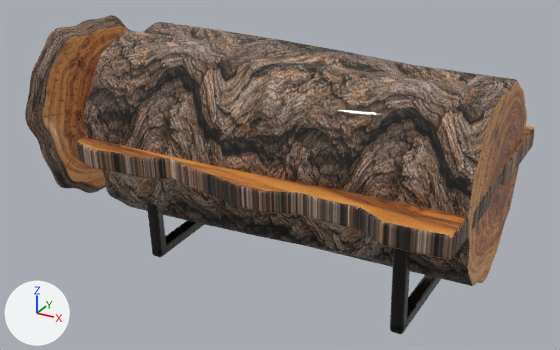
An edit to the Blender file assets/wood-journey/wood-journey.blend, drawn before and after from the same camera.
Both versions are drawn from a 50 mm camera at (3.51, -6.95, 3.05) aimed at (-0.29, -0.04, -0.4). The axes (+X, +Y, +Z) are drawn at lower left. The lights are the same throughout. The picture after the commit comes second.

Before the edit, the objects in view are built like this:
```python
me_küp_004 = bpy.data.meshes.new('Küp.004')
me_küp_004.from_pydata(...)  # 96 vertices, 98 faces; spans x -0.07..0.07, y -0.07..0.07, z -0.62..0.62
me_küp_004.materials.append(mat_blackened_steel)  # black #24231f
me_liveedge_leftmesh = bpy.data.meshes.new('LiveEdge_LeftMesh')
me_liveedge_leftmesh.from_pydata(...)  # 400 vertices, 408 faces; spans x -2.1..2.1, y -1.37..-0.08, z -0.12..0.12
# faces by material slot: [158, 250]
me_liveedge_leftmesh.materials.append(mat_olive_heartwood)  # picture img_olive_grain_jpg
me_liveedge_leftmesh.materials.append(mat_bark_rough)  # picture img_bark_jpg
me_liveedge_rightmesh = bpy.data.meshes.new('LiveEdge_RightMesh')
me_liveedge_rightmesh.from_pydata(...)  # 400 vertices, 408 faces; spans x -2.1..2.1, y 0.08..1.37, z -0.12..0.12
# faces by material slot: [158, 250]
me_liveedge_rightmesh.materials.append(mat_olive_heartwood)  # picture img_olive_grain_jpg
me_liveedge_rightmesh.materials.append(mat_bark_rough)  # picture img_bark_jpg
ob_liveedge_left = bpy.data.objects.new('LiveEdge_Left', me_liveedge_leftmesh)
ob_liveedge_left.parent = ob_slabassembly
ob_liveedge_left.location = (0.0, 0.0, 0.0)
ob_liveedge_right = bpy.data.objects.new('LiveEdge_Right', me_liveedge_rightmesh)
ob_liveedge_right.parent = ob_slabassembly
ob_liveedge_right.location = (0.0, 0.0, 0.0)
ob_steelleg_1_48_a = bpy.data.objects.new('SteelLeg_1.48_A', me_küp_004)
ob_steelleg_1_48_a.parent = ob_slabassembly
ob_steelleg_1_48_a.location = (1.48, -0.83, -0.72)
# also in view: 'SteelLeg_-1.48_A' at (-1.5, -0.75, -0.76); 'SteelLeg_-1.48_Rail' at (-1.48, 0.11, -1.3); 'SteelLeg_1.48_Rail' at (1.48, 0.02, -1.3); 'SculptedOliveTrunk' at (0.0, 0.01, -0.07); 'CrossSectionDisc' at (-2.85, 0.01, -0.06)
```
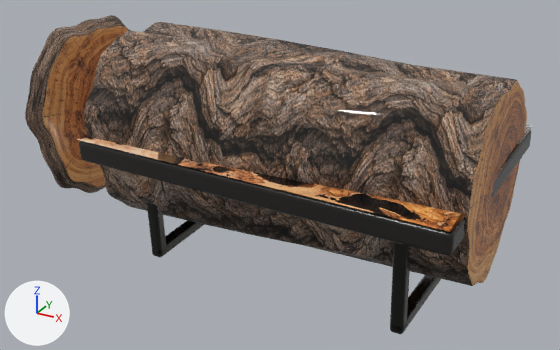
Commit message: Use real table photo in 3D wood journey

The edits, one by one:
Picture 'black-epoxy-slab.jpeg' (img_black_epoxy_slab_jpeg) is new.
Material 'Real_Tabletop_Photo' (mat_real_tabletop_photo) is new.
Its texture is img_black_epoxy_slab_jpeg.
Its roughness is 0.2.
Its coat weight is 0.28.
Material 'Polished_Black_Epoxy_Edge' (mat_polished_black_epoxy_edge) is new.
Its base color is (0.013, 0.011, 0.01) (black #1e1b19).
Its roughness is 0.16.
Its coat weight is 0.28.
Mesh me_realtabletopphotomesh is new.
It has 225 vertices, 192 faces and spans x -2.08..2.08, y -1.27..1.27, z 0.14.
It uses material mat_real_tabletop_photo (picture img_black_epoxy_slab_jpeg).
Mesh me_küp_1 is new.
It has 96 vertices, 98 faces and spans x -2.08..2.08, y -1.27..1.27, z -0.12..0.12.
It uses material mat_polished_black_epoxy_edge (black #1e1b19).
Object 'LiveEdge_Left' (ob_liveedge_left) is deleted.
Object 'LiveEdge_Right' (ob_liveedge_right) is deleted.
Object 'RealTabletopPhoto' (ob_realtabletopphoto) is new; it shows me_realtabletopphotomesh.
Its parent is ob_slabassembly.
Its location is (0.0, 0.0, 0.0).
Object 'TabletopSolidCore' (ob_tabletopsolidcore) is new; it shows me_küp_1.
Its parent is ob_slabassembly.
Its location is (0.0, 0.0, 0.0).

Where the change shows, as pixel boxes [x1, y1, x2, y2] in the pictures (560 x 350 px):
'LiveEdge_Left', deleted (brown): before [76, 136, 492, 260]
    faces in mat_bark_rough (picture img_bark_jpg): [76, 142, 492, 260]
    faces in mat_olive_heartwood (picture img_olive_grain_jpg): [77, 136, 491, 259]
'TabletopSolidCore', added (black): after [79, 130, 531, 256]
'RealTabletopPhoto', added: after [77, 125, 533, 232]
'LiveEdge_Right', deleted (brown): before [502, 126, 535, 185]
    faces in mat_bark_rough (picture img_bark_jpg): [502, 128, 535, 185]
    faces in mat_olive_heartwood (picture img_olive_grain_jpg): [505, 126, 534, 165]
